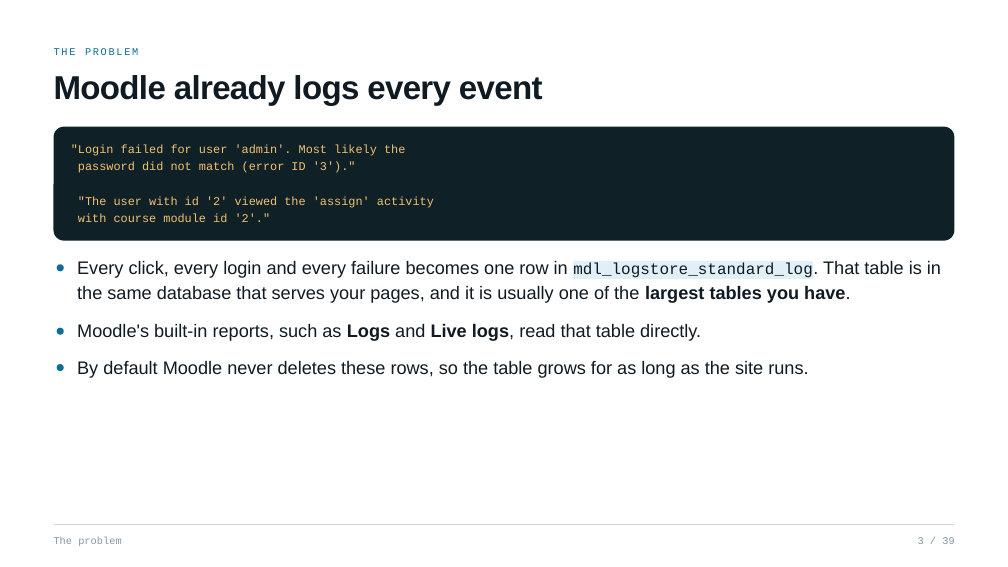
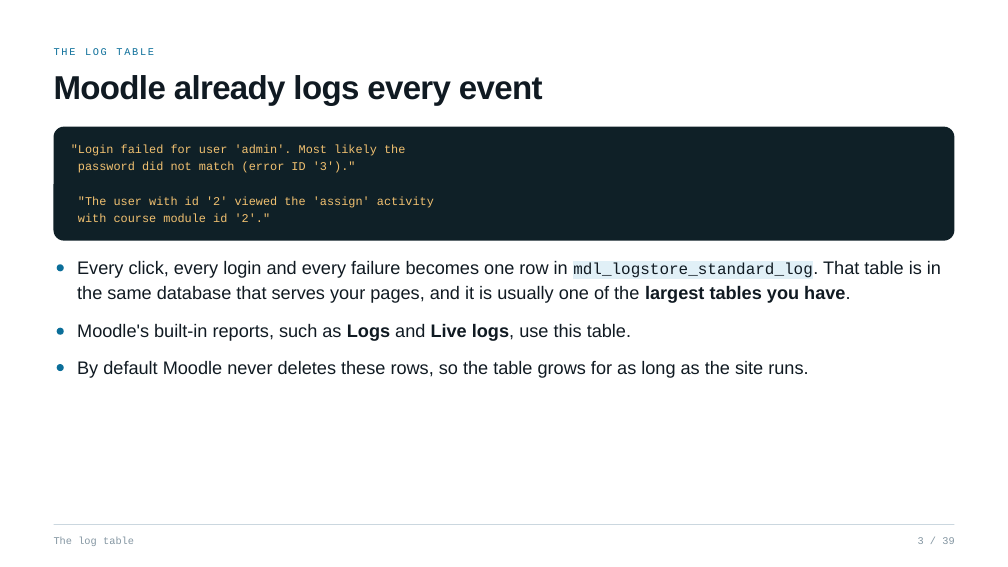
Before and after one commit to netsapiensis/MoodleMootNordic2026, a slide deck: slide 3 of Moodle-Otel-Opensearch/presentation/moodle-otel-deck.pptx. Drawn at 1008x567 pixels with LibreOffice and Linux fonts; fonts in the diff are those of the drawing. Boxes give left, top, right and bottom in pixels: in the first picture for what was removed or moved away, otherwise in the second. Text is boxed around its words. In the diff, an @@ line names an element or a change of style, - is before the commit and + after.

```diff
--- a/Moodle-Otel-Opensearch/presentation/moodle-otel-deck.pptx
+++ b/Moodle-Otel-Opensearch/presentation/moodle-otel-deck.pptx
@@ text at bbox=[54, 48, 154, 55]: text changed @@
-THE PROBLEM
+THE LOG TABLE
@@ text at bbox=[77, 324, 631, 341]: text changed @@
-Moodle's built-in reports, such as Logs and Live logs, read that table directly.
+Moodle's built-in reports, such as Logs and Live logs, use this table.
@@ text at bbox=[54, 537, 134, 546]: text changed @@
-The problem
+The log table
```
Also in this commit, not shown: 14 other slides changed, 2 other files.
